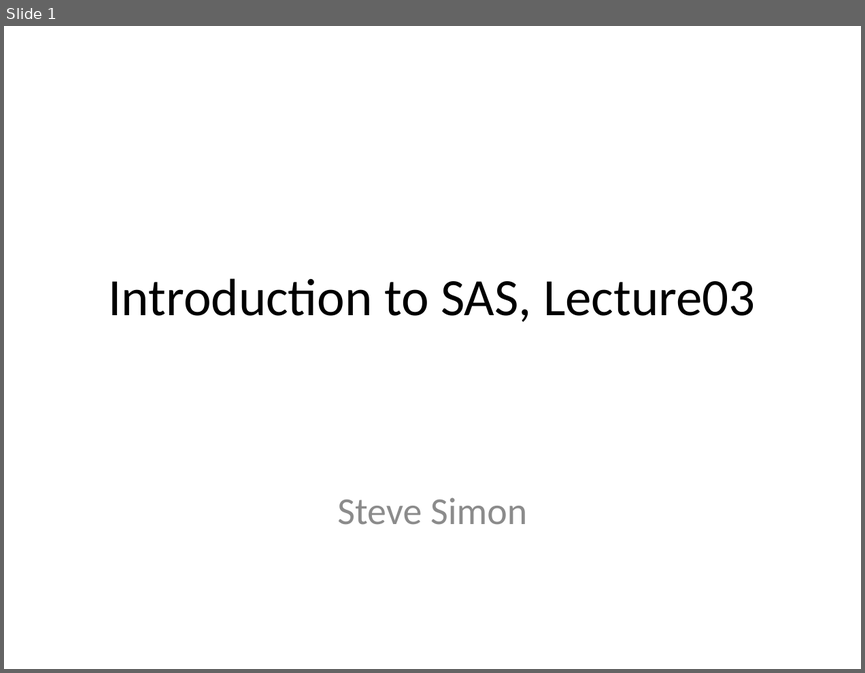
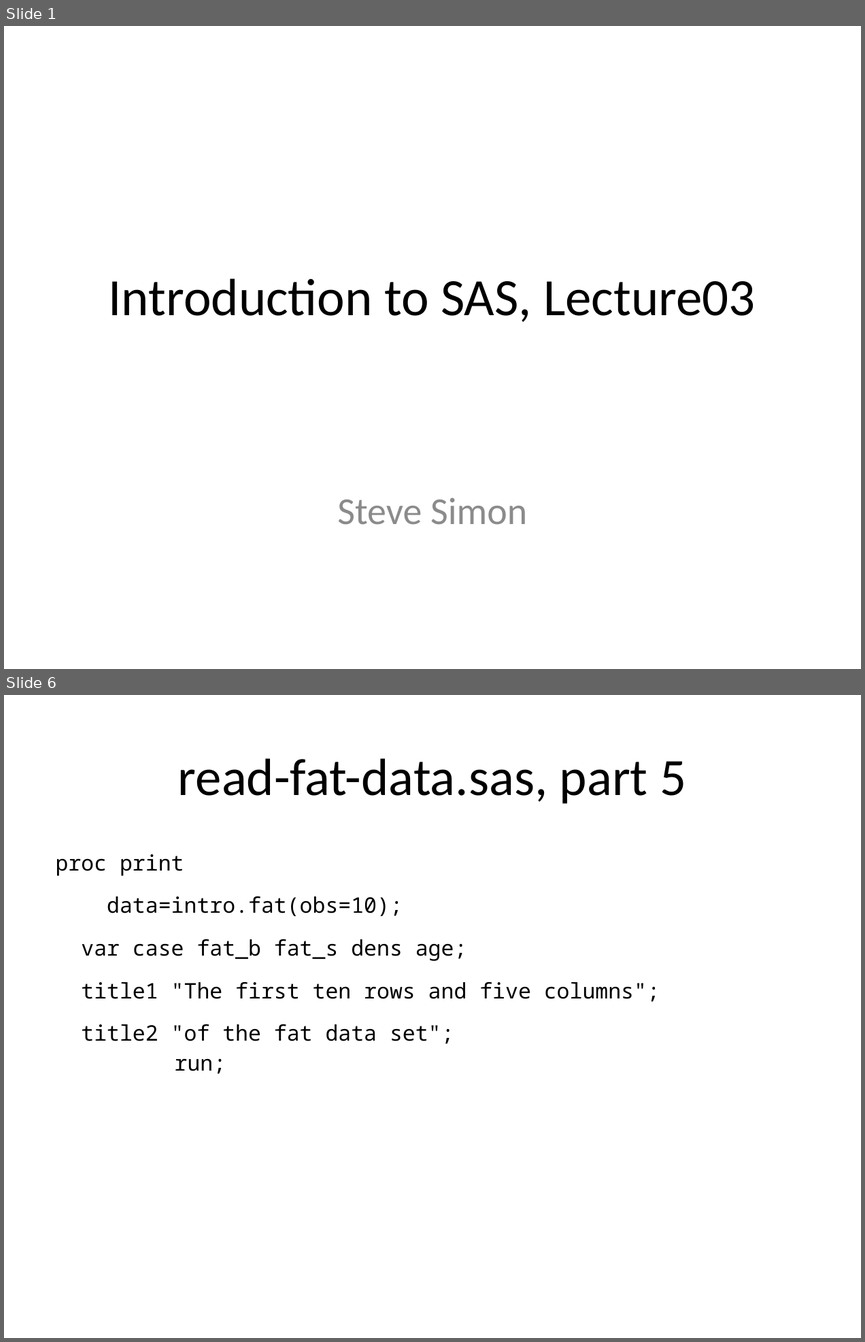
Before and after one commit to classes-simon/5507, a slide deck: module03/src/slides-and-speaker-notes-03.pptx. Shown one above the other, each under a label of ours: slide 1 before the commit, slides 1 and 6 after it; the slides between them are not shown. The pictures are 865x673 and 865x1342 pixels, drawn with LibreOffice and Linux fonts; fonts in the diff are those of the drawing. Boxes give left, top, right and bottom in pixels: in the first picture for what was removed or moved away, otherwise in the second. Text is boxed around its words. In the diff, an @@ line names an element or a change of style, - is before the commit and + after.

```diff
--- a/module03/src/slides-and-speaker-notes-03.pptx
+++ b/module03/src/slides-and-speaker-notes-03.pptx
@@ slide 6 added at (x1=4, y1=695, x2=861, y2=1338), background #FFFFFF @@
@@ title added at (x1=178, y1=758, x2=686, y2=804), 44 pt, text #000000 @@
+read-fat-data.sas, part 5
@@ text added at (x1=56, y1=854, x2=660, y2=1074), 18 pt, text #000000 @@
+proc print
+data=intro.fat(obs=10);
+var case fat_b fat_s dens age;
+title1 "The first ten rows and five columns";
+title2 "of the fat data set";
+run;
```
Also in this commit, not shown: 2 slides changed, 5 other slides added, 4 other files.
